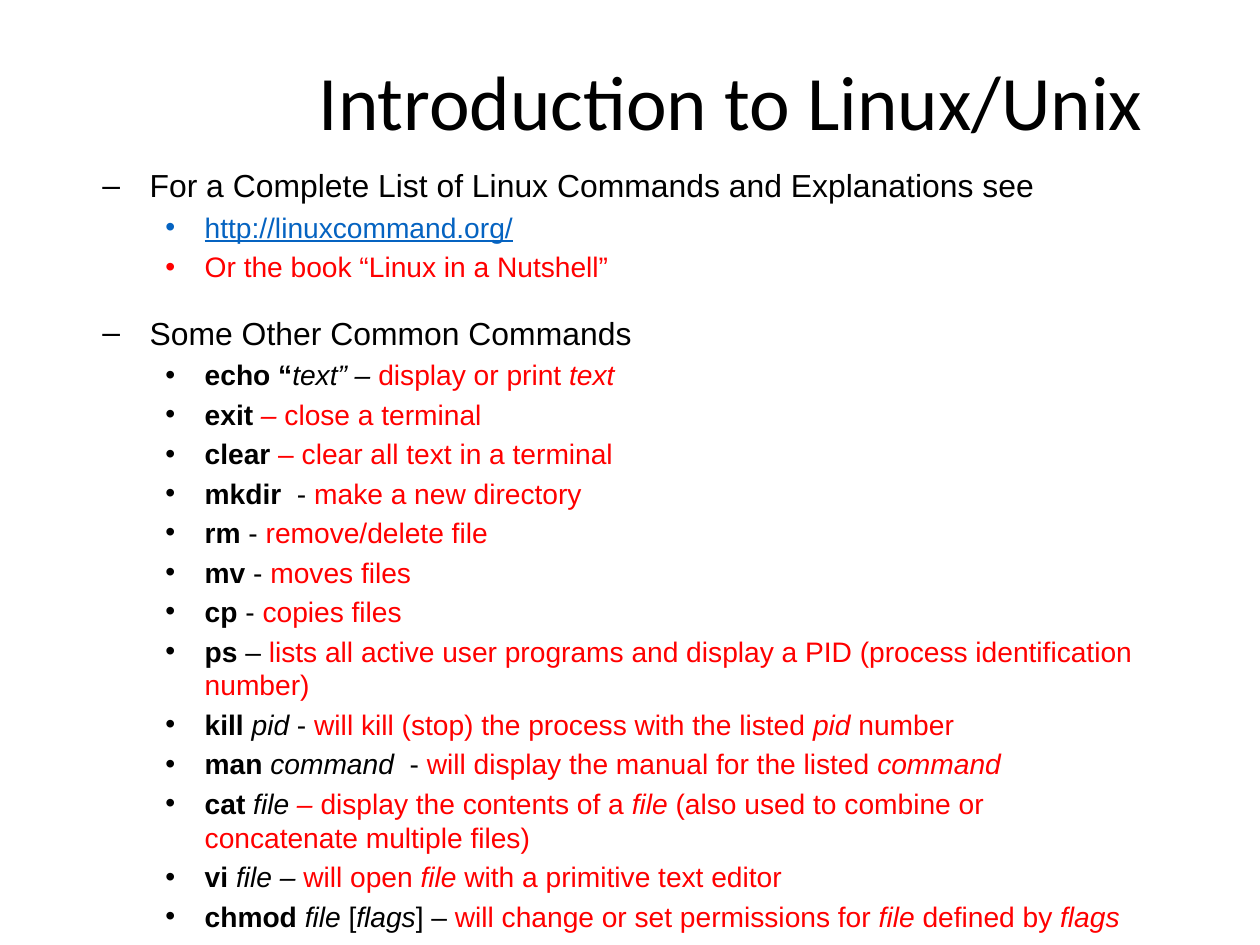
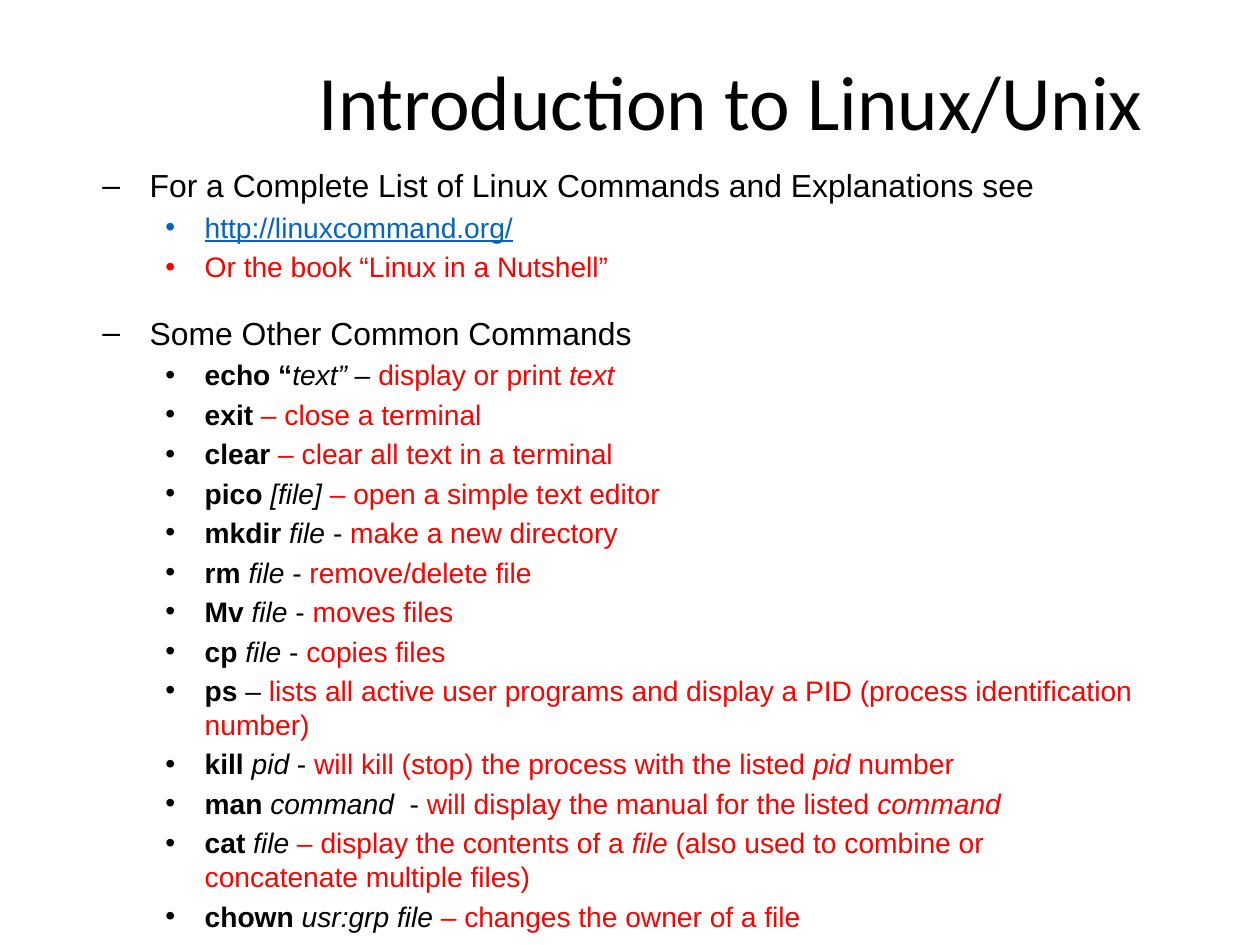
Before and after one commit to MarsUniversity/ece387-robotics, a slide deck: slide 12 of website/block_1_basics/lsn2/lsn2-linux.pptx (slide 13 before the commit). Drawn at 1260x945 pixels with LibreOffice and Linux fonts; fonts in the diff are those of the drawing. Boxes give left, top, right and bottom in pixels: in the first picture for what was removed or moved away, otherwise in the second. Text is boxed around its words. In the diff, an @@ line names an element or a change of style, - is before the commit and + after.

```diff
--- a/website/block_1_basics/lsn2/lsn2-linux.pptx
+++ b/website/block_1_basics/lsn2/lsn2-linux.pptx
@@ text at bbox=[205, 483, 659, 667]: text changed @@
-  • mkdir - make a new directory
-  • rm - remove/delete file
-  • mv - moves files
-  • cp - copies files
+  • pico [file] – open a simple text editor
+  • mkdir file - make a new directory
+  • rm file - remove/delete file
+  • Mv file - moves files
+  • cp file - copies files
@@ text at bbox=[205, 906, 800, 932]: text changed @@
-  • vi file – will open file with a primitive text editor
-  • chmod file [flags] – will change or set permissions for file defined by flags
+  • chown usr:grp file – changes the owner of a file
+  • chmod file flags – will change or set permissions for file defined by flags
```
Also in this commit, not shown: 9 other slides changed, 5 slides added, 21 other files.
